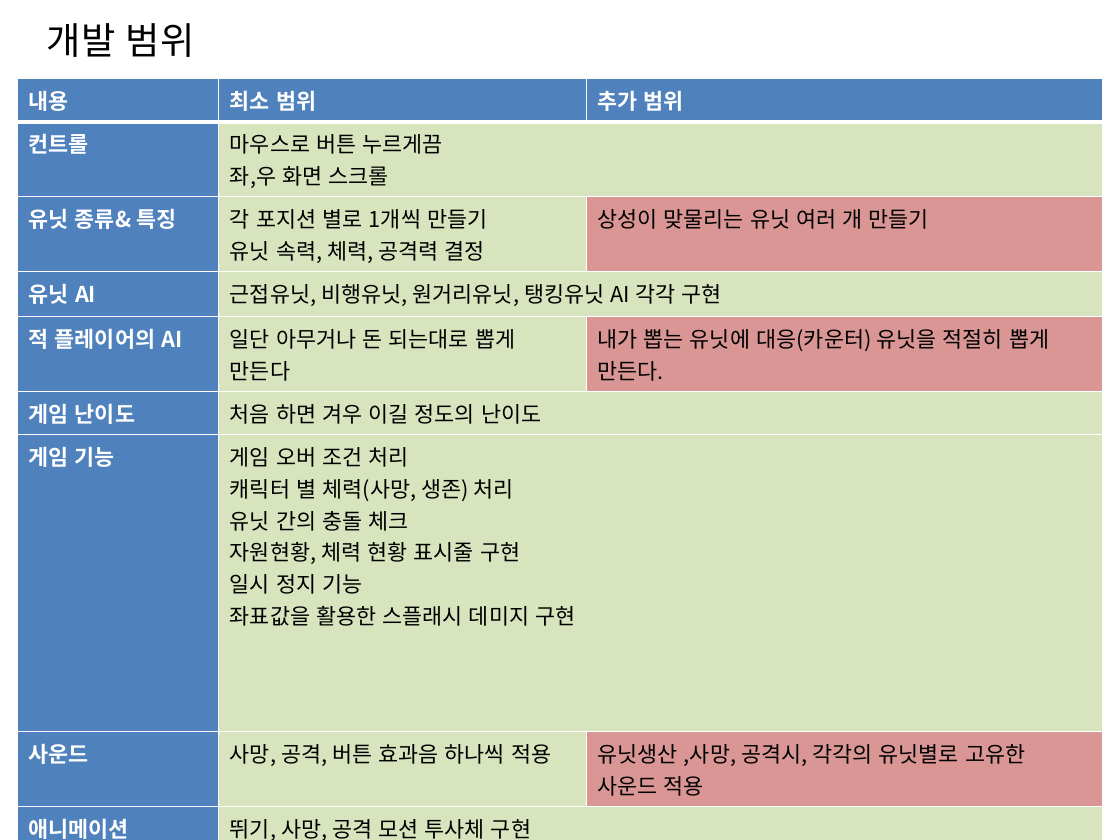
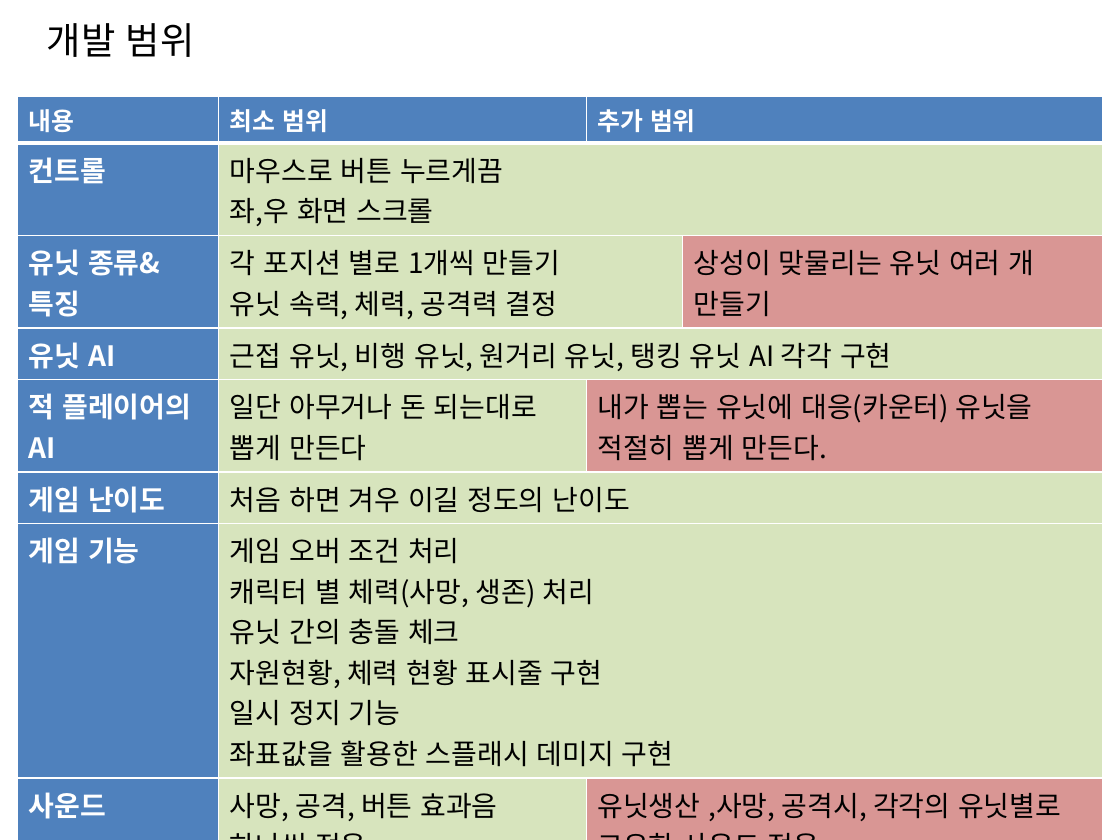
Before and after one commit to hitmontop/2DGP, a slide deck: slide 3 of 2016182039_정지우_2DGP_1차발표.pptm. Drawn at 1120x840 pixels with LibreOffice and Linux fonts; fonts in the diff are those of the drawing. Boxes give left, top, right and bottom in pixels: in the first picture for what was removed or moved away, otherwise in the second. Text is boxed around its words. In the diff, an @@ line names an element or a change of style, - is before the commit and + after.

```diff
--- a/2016182039_정지우_2DGP_1차발표.pptm
+++ b/2016182039_정지우_2DGP_1차발표.pptm
@@ table at [18,96,1103,825] @@
-column 2: 최소 범위 | 마우스로 버튼 누르게끔 / 좌,우 화면 스크롤 | 각 포지션 별로 1개씩 만들기 / 유닛 속력, 체력, 공격력 결정 | 근접유닛, 비행유닛, 원거리유닛, 탱킹유닛 AI 각각 구현 | 일단 아무거나 돈 되는대로 뽑게 만든다 | 처음 하면 겨우 이길 정도의 난이도 | 게임 오버 조건 처리 / 캐릭터 별 체력(사망, 생존) 처리 / 유닛 간의 충돌 체크 / 자원현황, 체력 현황 표시줄 구현 / 일시 정지 기능 / 좌표값을 활용한 스플래시 데미지 구현 | 사망, 공격, 버튼 효과음 하나씩 적용 | 뛰기, 사망, 공격 모션 투사체 구현
-column 3: 추가 범위 |  | 상성이 맞물리는 유닛 여러 개 만들기 |  | 내가 뽑는 유닛에 대응(카운터) 유닛을 적절히 뽑게 만든다. |  |  | 유닛생산 ,사망, 공격시, 각각의 유닛별로 고유한 사운드 적용 | 
+column 2: 최소 범위 | 마우스로 버튼 누르게끔 / 좌,우 화면 스크롤 | 각 포지션 별로 1개씩 만들기 / 유닛 속력, 체력, 공격력 결정 | 근접 유닛, 비행 유닛, 원거리 유닛, 탱킹 유닛 AI 각각 구현 | 일단 아무거나 돈 되는대로 뽑게 만든다 | 처음 하면 겨우 이길 정도의 난이도 | 게임 오버 조건 처리 / 캐릭터 별 체력(사망, 생존) 처리 / 유닛 간의 충돌 체크 / 자원현황, 체력 현황 표시줄 구현 / 일시 정지 기능 / 좌표값을 활용한 스플래시 데미지 구현 | 사망, 공격, 버튼 효과음 하나씩 적용 | 뛰기, 사망, 공격 모션 투사체 구현
+column 3: 추가 범위 |  |  |  | 내가 뽑는 유닛에 대응(카운터) 유닛을 적절히 뽑게 만든다. |  |  | 유닛생산 ,사망, 공격시, 각각의 유닛별로 고유한 사운드 적용 | 
+column 4:  |  | 상성이 맞물리는 유닛 여러 개 만들기 |  |  |  |  |  | 
@@ table: place and size @@
-table at [18,78,1103,840]
+table at [18,96,1103,825]
```
Also in this commit, not shown: 2 other slides changed.
